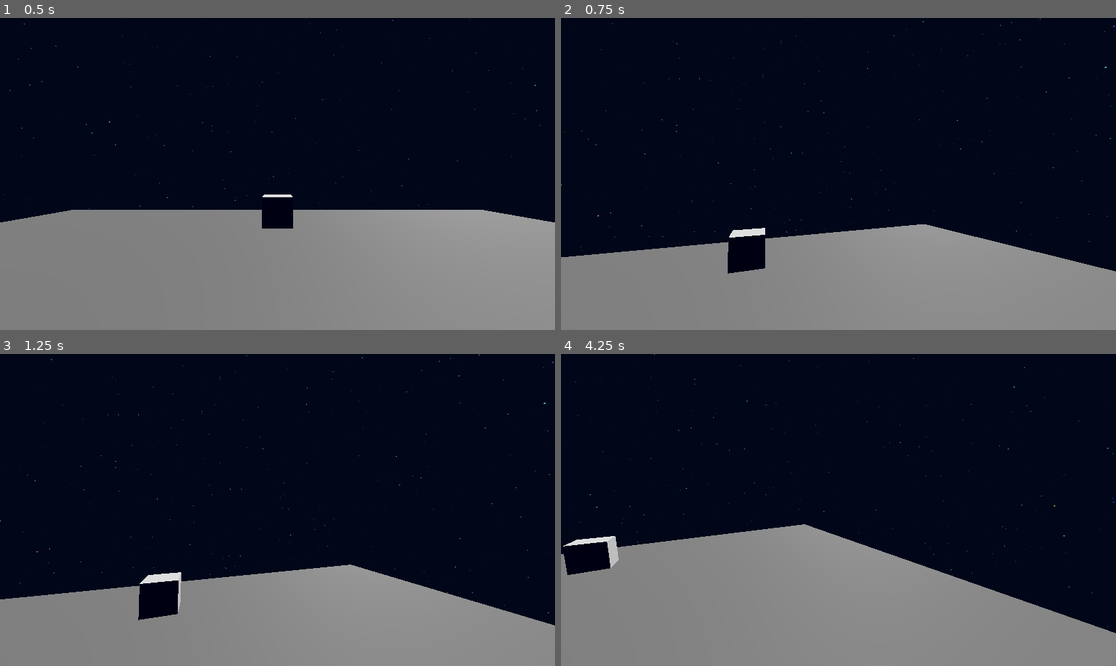
Above: before the commit, frames 1-4 (two rows, left to right).
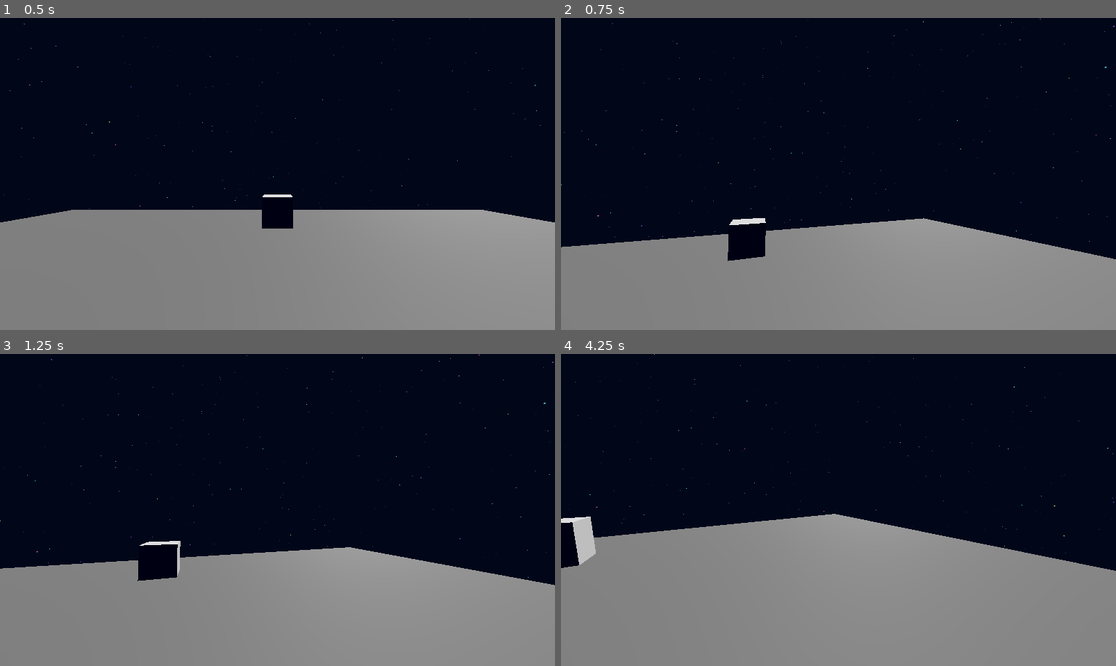
Above: after the commit, the same moments.

Repository: Craxulator/_X
Game: Godot game, scene res://Main.tscn
Same seed, same stepped clock (60 frames per second), same inputs: the game is played once before the commit and once after it.
Inputs (mouse positions are in pixels of both pictures, inside the frame that each line leads up to):
- Up to frame 1 (0.5 s): no input
- Up to frame 2 (0.75 s): tap Enter (ui_accept) at 0.5 s; move the mouse to (960, 158) at 0.52 s; hold D (MoveRight) from 0.53 s (still down); hold Space (Jump) from 0.53 s (still down)
- Up to frame 3 (1.25 s): keep holding D (MoveRight); keep holding Space (Jump)
- Up to frame 4 (4.25 s): move the mouse to (727, 525) at 1.27 s; release D (MoveRight) at 1.28 s; release Space (Jump) at 1.28 s; hold S (MoveBackward) 1.28-2.03 s; tap Space (Jump) at 1.35, 1.52, 1.82, 2.85, 3.02, 3.32 s; move the mouse to (894, 441) at 2.02 s; hold D (MoveRight) 2.03-2.78 s; hold Space (Jump) 2.03-2.78 s; move the mouse to (810, 572) at 2.77 s; hold W (MoveForward) 2.78-3.53 s; move the mouse to (1005, 556) at 3.52 s; hold A (MoveLeft) from 3.53 s (still down); hold Space (Jump) from 3.53 s (still down); tap Escape (Pause) at 4.15 s

Frame 1 is identical in both runs. In frame 2, 3.0% of the frame differs, in the area x 0-100%, y 64-82%; in frame 3, 8.8%; in frame 4, 9.2%, in the area x 0-100%, y 51-90%.

Commit message:
Changed Player root to character body!

Diff:
--- a/Scenes/Player.tscn
+++ b/Scenes/Player.tscn
@@ -3,28 +3,26 @@
 [ext_resource type="Script" uid="uid://doj88a8chemxe" path="res://Scripts/Controllers/PlayerController.gd" id="1_kyqiw"]
 [ext_resource type="Script" uid="uid://eqaocw7qdya2" path="res://Scripts/Controllers/CameraController.gd" id="1_rpqav"]
 
-[sub_resource type="BoxShape3D" id="BoxShape3D_rpqav"]
+[sub_resource type="BoxShape3D" id="BoxShape3D_kyqiw"]
 size = Vector3(1, 2, 0.5)
 
-[sub_resource type="BoxMesh" id="BoxMesh_rpqav"]
+[sub_resource type="BoxMesh" id="BoxMesh_gntrk"]
 size = Vector3(1, 2, 0.5)
 
-[node name="Player" type="Node3D"]
+[node name="CharacterBody3D" type="CharacterBody3D"]
+script = ExtResource("1_kyqiw")
+metadata/Paused = false
+metadata/WalkSpeed = 3.142
+metadata/JumpForce = 3.142
 metadata/Gravity = 9.806
-metadata/JumpForce = 4.903
-metadata/WalkSpeed = 3.142
-metadata/Paused = false
 
-[node name="CharacterBody3D" type="CharacterBody3D" parent="."]
-script = ExtResource("1_kyqiw")
-
-[node name="Camera" type="Camera3D" parent="CharacterBody3D"]
+[node name="Camera" type="Camera3D" parent="."]
 transform = Transform3D(1, 0, 0, 0, 1, 0, 0, 0, 1, 0, 0.75, 0)
 script = ExtResource("1_rpqav")
 metadata/Sensitivity = 5.0
 
-[node name="Hitbox" type="CollisionShape3D" parent="CharacterBody3D"]
-shape = SubResource("BoxShape3D_rpqav")
+[node name="Hitbox" type="CollisionShape3D" parent="."]
+shape = SubResource("BoxShape3D_kyqiw")
 
-[node name="Body" type="MeshInstance3D" parent="CharacterBody3D"]
-mesh = SubResource("BoxMesh_rpqav")
+[node name="Body" type="MeshInstance3D" parent="."]
+mesh = SubResource("BoxMesh_gntrk")
--- a/Scripts/Controllers/CameraController.gd
+++ b/Scripts/Controllers/CameraController.gd
@@ -7,7 +7,7 @@
 	#pass
 
 func _ready():
-	Player = get_parent().get_parent_node_3d()
+	Player = get_parent()
 	Input.set_mouse_mode(Input.MOUSE_MODE_HIDDEN)
 	pass
 
--- a/Scripts/Controllers/PlayerController.gd
+++ b/Scripts/Controllers/PlayerController.gd
@@ -1,28 +1,25 @@
 extends CharacterBody3D
-
-var Player
 
 var InputDirection
 var MovementDirection
 var PreJumpVelocity = Vector3.ZERO
 
 func _ready():
-	Player = get_parent_node_3d()
 	pass
 
 func HandleGravity(DeltaTime):
-	if not is_on_floor(): velocity.y -= Player.get_meta("Gravity") * DeltaTime
+	if not is_on_floor(): velocity.y -= get_meta("Gravity") * DeltaTime
 	pass
 
 func HandleJump():
-	if not Input.is_action_pressed("Jump") or not is_on_floor(): return
+	if not Input.is_action_just_pressed("Jump") or not is_on_floor(): return
 	PreJumpVelocity = velocity
-	velocity.y = Player.get_meta("JumpForce")
+	velocity.y = get_meta("JumpForce")
 
 	pass
 
 func HandleMovement(DeltaTime):
-	var WalkSpeed = Player.get_meta("WalkSpeed")
+	var WalkSpeed = get_meta("WalkSpeed")
 	var FrictionCoefficient = PI / 10
 
 	if MovementDirection:
@@ -36,7 +33,7 @@
 	pass
 
 func HandleAirMovement(DeltaTime):
-	var WalkSpeed = Player.get_meta("WalkSpeed")
+	var WalkSpeed = get_meta("WalkSpeed")
 	var AirResistance = 0.01 * sqrt(velocity.length())
 	# Faster velocity means you collide with more air particles
 	# It's rooted as the faster you move, the easier you cut through the air
@@ -51,7 +48,7 @@
 	pass
 
 func _physics_process(DeltaTime):
-	if Player.get_meta("Paused"): return
+	if get_meta("Paused"): return
 
 	InputDirection = Input.get_vector("MoveLeft", "MoveRight", "MoveForward", "MoveBackward")
 	MovementDirection = (transform.basis * Vector3(InputDirection.x, 0, InputDirection.y)).normalized()
